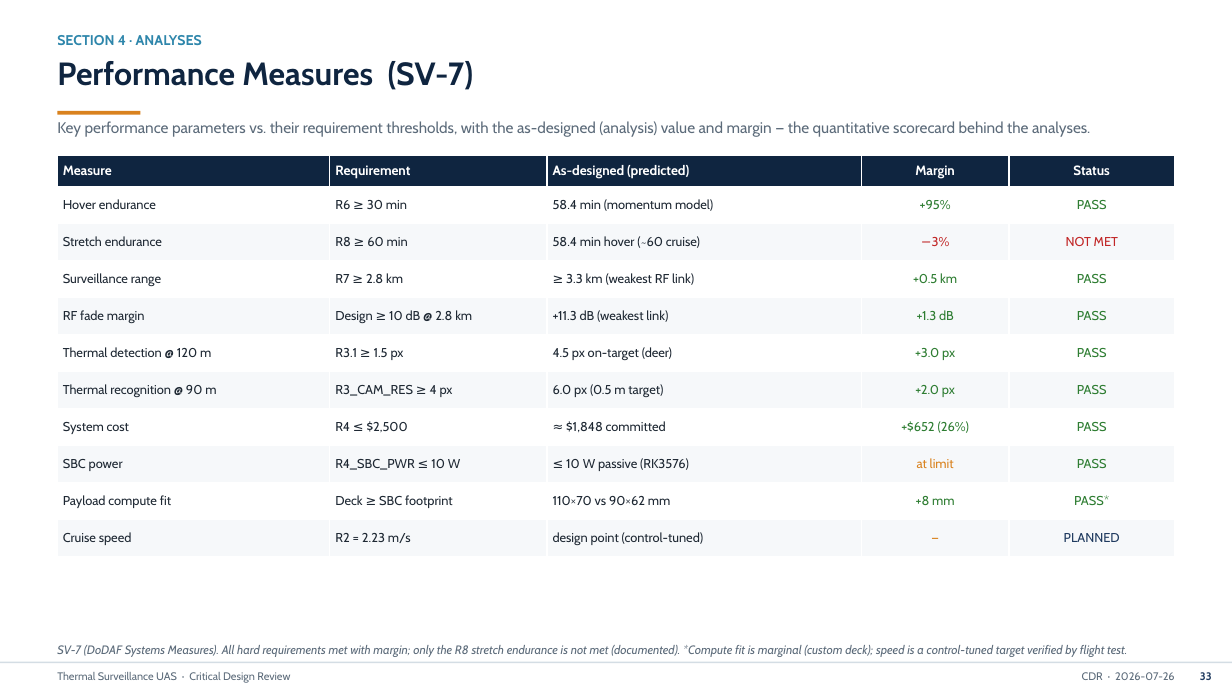
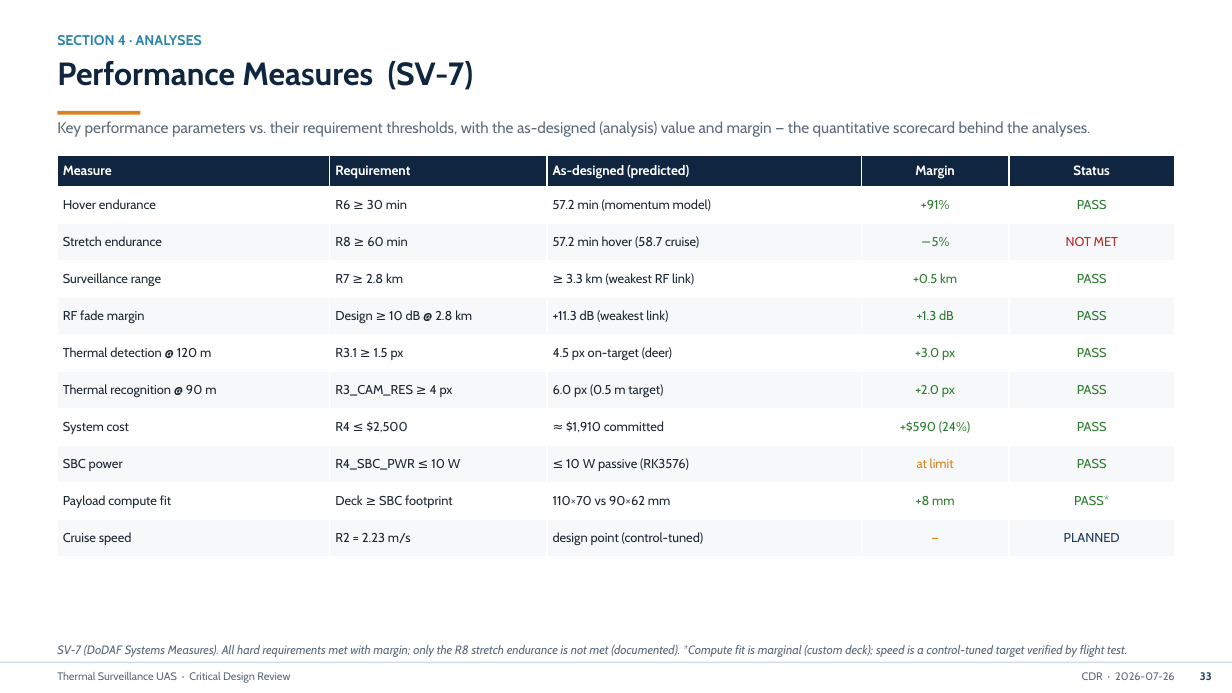
Before and after one commit to david12daniel/SurveillanceDrone, a slide deck: slide 34 of CDR_Thermal_Surveillance_Drone.pptx. Drawn at 1232x693 pixels with LibreOffice and Linux fonts; fonts in the diff are those of the drawing. Boxes give left, top, right and bottom in pixels: in the first picture for what was removed or moved away, otherwise in the second. Text is boxed around its words. In the diff, an @@ line names an element or a change of style, - is before the commit and + after.

```diff
--- a/CDR_Thermal_Surveillance_Drone.pptx
+++ b/CDR_Thermal_Surveillance_Drone.pptx
@@ table at <box>57,155,1175,556</box> @@
-row 2, column 3: 58.4 min (momentum model)
+row 2, column 3: 57.2 min (momentum model)
-row 2, column 4: +95%
+row 2, column 4: +91%
-row 3, column 3: 58.4 min hover (~60 cruise)
+row 3, column 3: 57.2 min hover (58.7 cruise)
-row 3, column 4: −3%
+row 3, column 4: −5%
-row 8, column 3: ≈ $1,848 committed
+row 8, column 3: ≈ $1,910 committed
-row 8, column 4: +$652 (26%)
+row 8, column 4: +$590 (24%)
```
Also in this commit, not shown: 6 other slides changed, 9 other files.
